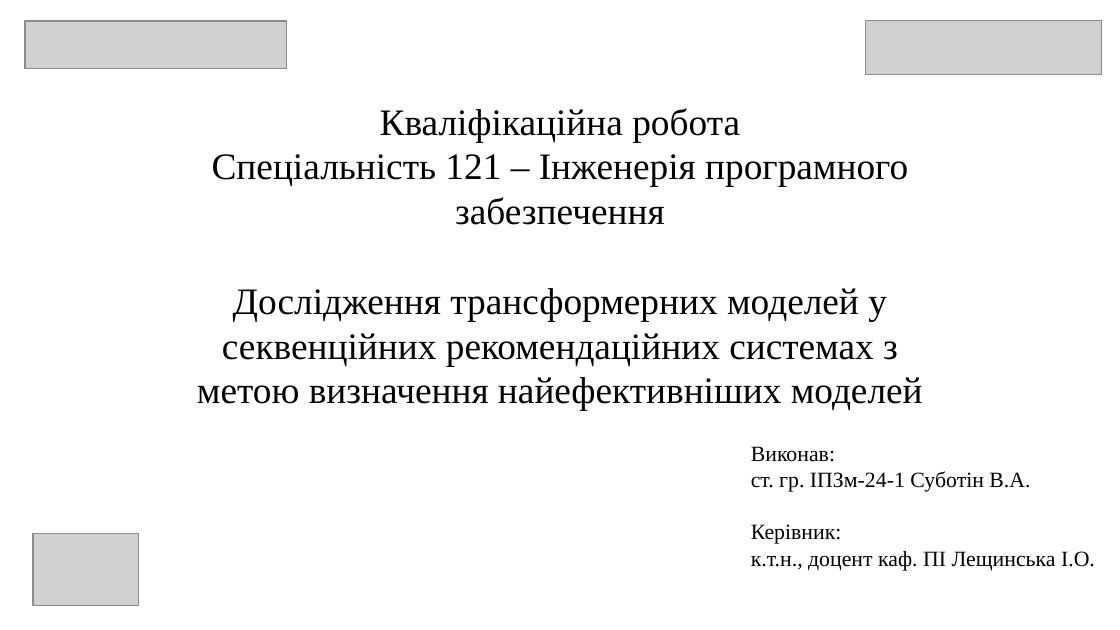
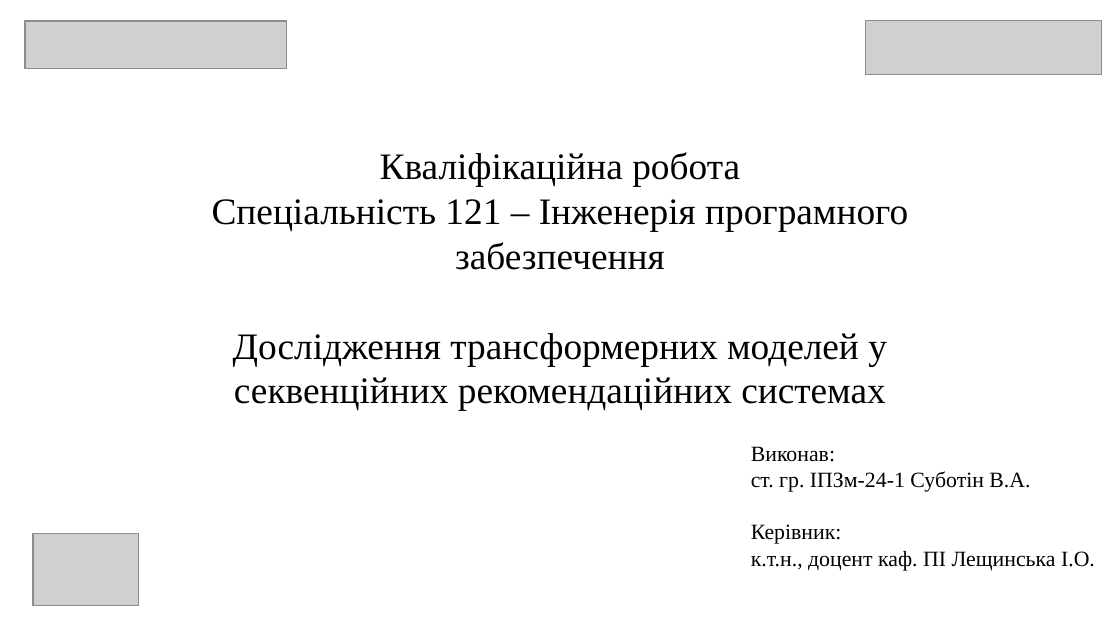
Before and after one commit to VladSubotin/Master-sThesis, a slide deck: slide 1 of 2026_М_ПІ_ІПЗм_24_1_Суботін_В_А.pptx. Drawn at 1120x630 pixels with LibreOffice and Linux fonts; fonts in the diff are those of the drawing; grey boxes stand for pictures. Boxes give left, top, right and bottom in pixels: in the first picture for what was removed or moved away, otherwise in the second. Text is boxed around its words. In the diff, an @@ line names an element or a change of style, - is before the commit and + after.

```diff
--- a/2026_М_ПІ_ІПЗм_24_1_Суботін_В_А.pptx
+++ b/2026_М_ПІ_ІПЗм_24_1_Суботін_В_А.pptx
@@ title at (212,152,908,411): text changed @@
-Кваліфікаційна робота
-Спеціальність 121 – Інженерія програмного забезпечення
-Дослідження трансформерних моделей у секвенційних рекомендаційних системах з метою визначення найефективніших моделей
+Кваліфікаційна робота
+Спеціальність 121 – Інженерія програмного забезпечення
+Дослідження трансформерних моделей у секвенційних рекомендаційних системах
```
Also in this commit, not shown: 6 other slides changed.
